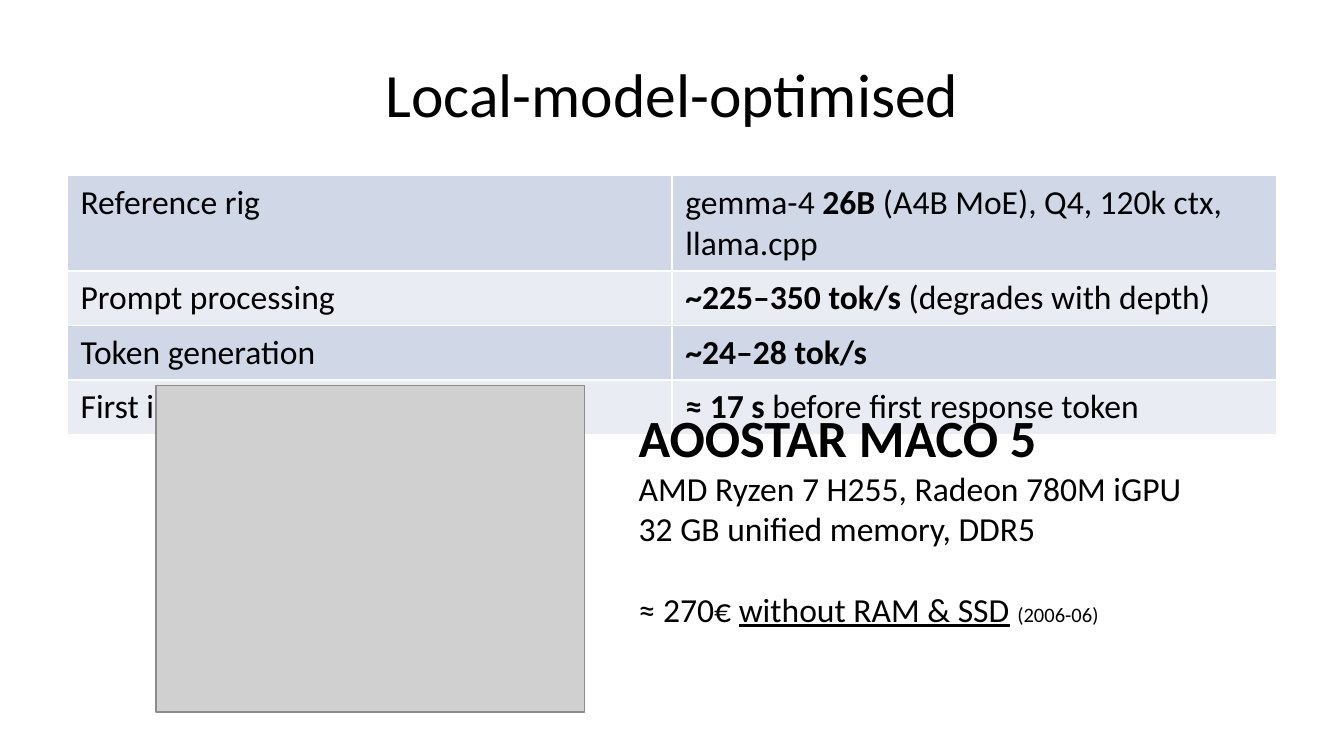
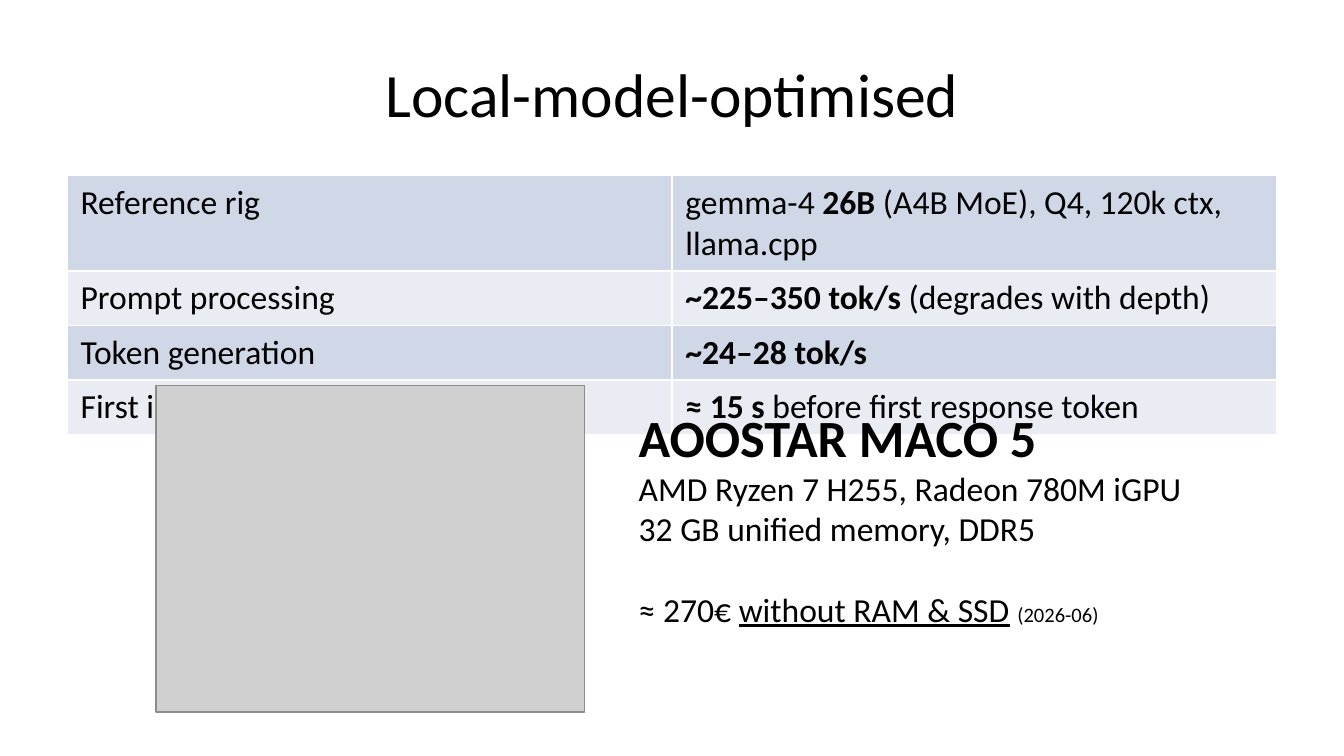
Before and after one commit to ivoras/harlequin, a slide deck: slide 11 of docs/croai2026/slides-pptx.pptx. Drawn at 1344x756 pixels with LibreOffice and Linux fonts; fonts in the diff are those of the drawing; grey boxes stand for pictures. Boxes give left, top, right and bottom in pixels: in the first picture for what was removed or moved away, otherwise in the second. Text is boxed around its words. In the diff, an @@ line names an element or a change of style, - is before the commit and + after.

```diff
--- a/docs/croai2026/slides-pptx.pptx
+++ b/docs/croai2026/slides-pptx.pptx
@@ table at (x1=67, y1=176, x2=1277, y2=431) @@
-row 4, column 2: ≈ 17 s before first response token
+row 4, column 2: ≈ 15 s before first response token
@@ text at (x1=663, y1=598, x2=1098, y2=627): text changed @@
-≈ 270€ without RAM & SSD (2006-06)
+≈ 270€ without RAM & SSD (2026-06)
```
Also in this commit, not shown: 3 other slides changed, 1 slide added, 1 slide removed, 20 other files.
